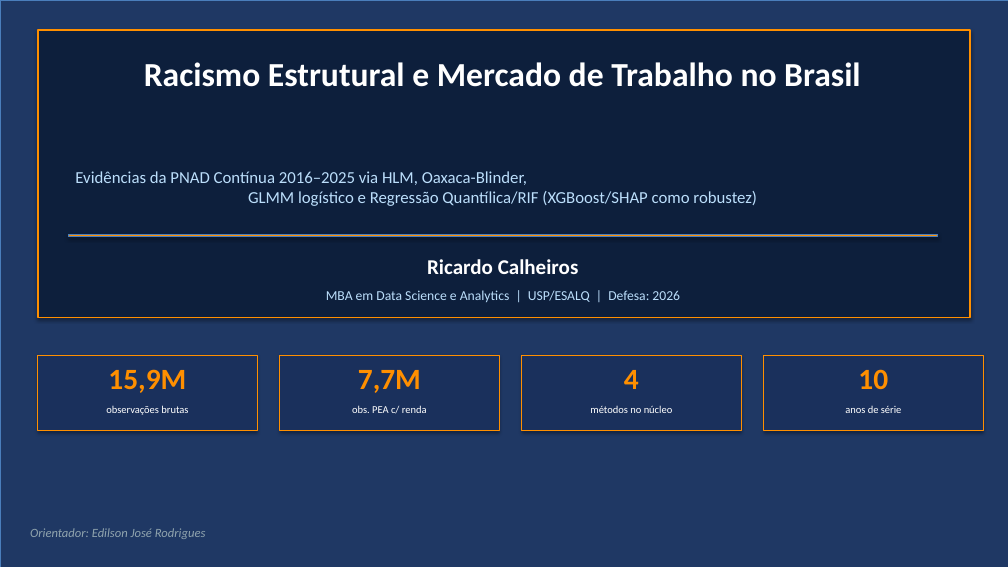
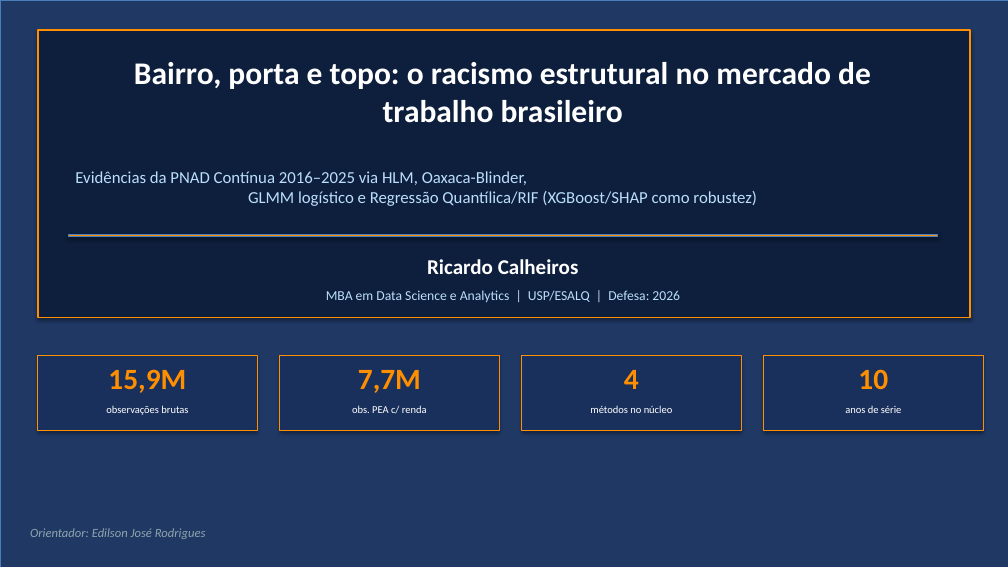
Before and after one commit to rickinrj-ux/ProjetoRacismoPNAD, a slide deck: slide 1 of entregaveis/TCC_Ricardo_Calheiros_Defesa.pptx. Drawn at 1008x567 pixels with LibreOffice and Linux fonts; fonts in the diff are those of the drawing. Boxes give left, top, right and bottom in pixels: in the first picture for what was removed or moved away, otherwise in the second. Text is boxed around its words. In the diff, an @@ line names an element or a change of style, - is before the commit and + after.

```diff
--- a/entregaveis/TCC_Ricardo_Calheiros_Defesa.pptx
+++ b/entregaveis/TCC_Ricardo_Calheiros_Defesa.pptx
@@ text at bbox=[134, 62, 871, 123]: text changed; size 32 to 30 pt @@
-Racismo Estrutural e Mercado de Trabalho no Brasil
+Bairro, porta e topo: o racismo estrutural no mercado de trabalho brasileiro
```
Also in this commit, not shown: 11 other files.
